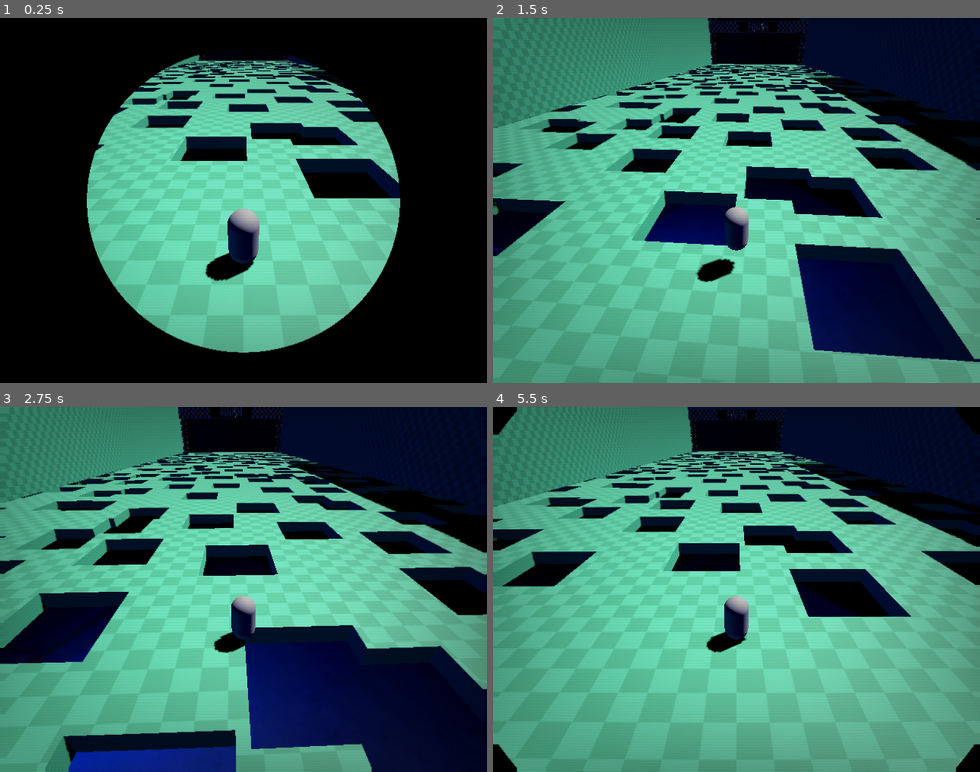
Above: before the commit, frames 1-4 (two rows, left to right).
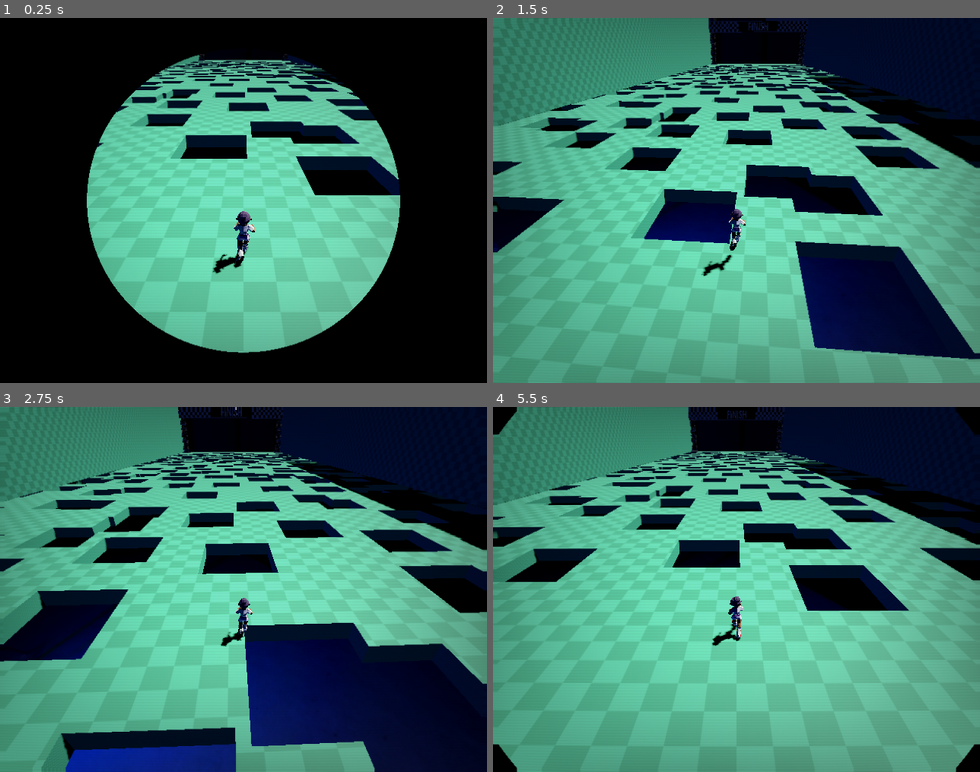
Above: after the commit, the same moments.

Repository: lognasmeow/Wonder
Game: Godot game, scene res://Maps/map_main.tscn
Two runs of this game, one before a commit and one after it. Both use one fixed random seed, a clock stepped at 60 frames per second and the inputs below.
Inputs (mouse positions are in pixels of both pictures, inside the frame that each line leads up to):
- Up to frame 1 (0.25 s): no input
- Up to frame 2 (1.5 s): move the mouse to (760, 200) at 0.52 s; hold W (up) from 0.53 s (still down); tap Space (jump) at 0.77 s; move the mouse to (712, 200) at 1.27 s
- Up to frame 3 (2.75 s): keep holding W (up); tap Space (jump) at 1.52 s; move the mouse to (253, 582) at 2.02 s
- Up to frame 4 (5.5 s): keep holding W (up); move the mouse to (731, 596) at 2.77 s; tap Space (jump) at 3.02, 3.77, 4.52 s; move the mouse to (775, 593) at 3.52 s; move the mouse to (697, 585) at 4.27 s; tap Enter at 5 s; move the mouse to (741, 589) at 5.02 s

The runs differ from the first frame. In frame 1, 5.3% of the frame differs, in the area x 18-83%, y 11-73%; in frame 2, 7.0%; in frame 3, 8.3%; in frame 4, 9.5%, in the area x 0-100%, y 0-72%.

Commit message:
imported animations and character

Diff:
--- /dev/null
+++ b/Player/main_character_skin.gd
@@ -0,0 +1,3 @@
+extends Node3D
+
+@onready var animationPlayer: AnimationPlayer = $AnimationPlayer
--- /dev/null
+++ b/Player/main_character_skin.tscn
@@ -0,0 +1,51 @@
+[gd_scene format=3 uid="uid://bd0h23but64ou"]
+
+[ext_resource type="PackedScene" uid="uid://dg4w23lmx6pkb" path="res://Player/mainCharacter.glb" id="1_10xar"]
+[ext_resource type="Script" uid="uid://bp1n7wwkjutm6" path="res://Player/main_character_skin.gd" id="2_irs2p"]
+
+[node name="mainCharacterSkin" unique_id=1195022280 instance=ExtResource("1_10xar")]
+script = ExtResource("2_irs2p")
+
+[node name="metarig" parent="." index="0" unique_id=1974370240]
+transform = Transform3D(1.6010107, -0.17438458, 0.07390335, 0.18172926, 1.5916064, -0.18130334, -0.05334938, 0.18837847, 1.6002421, 0.05044279, -0.033717956, -0.23079117)
+
+[node name="Skeleton3D" parent="metarig" index="0" unique_id=632600905]
+bones/1/rotation = Quaternion(-0.35575232, -0.010890559, -0.010258647, 0.93446046)
+bones/2/rotation = Quaternion(-0.10523578, -0.0098298015, -0.007427618, 0.994371)
+bones/3/rotation = Quaternion(-0.02634175, -0.009036223, -0.008141628, 0.9995791)
+bones/4/rotation = Quaternion(0.117922075, 0.0059093283, 0.0065855435, 0.99298346)
+bones/5/rotation = Quaternion(-0.11689141, 0.0058339904, 0.0066524846, 0.9931053)
+bones/6/rotation = Quaternion(0.0062106815, 0.004970978, 0.0073195356, 0.9999416)
+bones/8/rotation = Quaternion(-0.61680514, -0.31039858, -0.3877679, 0.61060643)
+bones/9/rotation = Quaternion(0.038584564, 0.8494178, -0.4176541, 0.32025898)
+bones/10/rotation = Quaternion(0.17227635, -0.18126301, -0.0040314198, 0.9682192)
+bones/11/rotation = Quaternion(0.11872792, 0.011354449, 0.10456222, 0.9873406)
+bones/12/rotation = Quaternion(0.16880034, 0.9625871, 0.187661, 0.09856993)
+bones/13/rotation = Quaternion(0.026280176, 0.114242375, 0.036835168, 0.992422)
+bones/15/rotation = Quaternion(-0.082602374, -0.0012819312, 0.035062574, 0.99596477)
+bones/18/rotation = Quaternion(-0.050630797, 0.069662236, -0.015547621, 0.9961637)
+bones/19/rotation = Quaternion(0.0001385851, -0.03224619, -1.9712985e-05, 0.99947995)
+bones/20/rotation = Quaternion(-2.687375e-08, -1.6298101e-09, 8.498318e-09, 1)
+bones/22/rotation = Quaternion(-0.61427855, 0.31373915, 0.35265696, 0.63234705)
+bones/23/rotation = Quaternion(0.2025813, -0.43701968, 0.32554993, 0.8136288)
+bones/24/rotation = Quaternion(0.27259046, 0.18835779, 0.0063785315, 0.9434909)
+bones/25/rotation = Quaternion(0.12557063, 0.08936569, -0.24121648, 0.9581547)
+bones/26/rotation = Quaternion(-0.16505198, 0.96258754, 0.19001149, -0.10039328)
+bones/27/rotation = Quaternion(0.034504883, -0.113569304, -0.04102318, 0.99208295)
+bones/29/rotation = Quaternion(-0.09908033, 0.0022188819, -0.035828516, 0.99443173)
+bones/32/rotation = Quaternion(-0.05022443, -0.06965458, 0.015621065, 0.99618363)
+bones/33/rotation = Quaternion(-3.3845444e-07, 0.032248713, -4.1880412e-08, 0.99947995)
+bones/34/rotation = Quaternion(-1.16736096e-07, -2.759101e-06, 5.2393002e-08, 1)
+bones/42/rotation = Quaternion(0.34822512, 0.82365286, 0.18411316, -0.40796763)
+bones/48/rotation = Quaternion(0.79884064, 0.016695991, -0.20203267, 0.56635475)
+bones/49/rotation = Quaternion(0.35509455, 0.013505083, -0.07417357, 0.9317853)
+bones/50/rotation = Quaternion(-0.6243411, -0.12703127, 0.15402421, 0.75520724)
+bones/51/rotation = Quaternion(-0.0032498736, 0.936338, -0.35096264, 0.009264458)
+bones/54/rotation = Quaternion(-0.0032498175, 0.9363381, -0.35096228, 0.009264931)
+bones/55/rotation = Quaternion(6.462851e-08, -1.4620222e-08, 0.00011151822, 1)
+bones/57/rotation = Quaternion(0.85917974, -0.09725207, 0.09556489, 0.4931731)
+bones/58/rotation = Quaternion(0.28758135, 0.067387074, 0.082518786, 0.95181227)
+bones/59/rotation = Quaternion(-0.7713805, 0.11662851, -0.12103178, 0.6137762)
+bones/60/rotation = Quaternion(-1.5932469e-07, 0.9890266, -0.1477374, -3.0240053e-06)
+bones/63/rotation = Quaternion(2.714805e-07, -0.98902667, 0.14773703, 5.7369465e-07)
+bones/64/rotation = Quaternion(-0.0007290072, -4.0237264e-08, 0.0001866542, 0.9999997)
--- a/Player/player.gd
+++ b/Player/player.gd
@@ -3,6 +3,7 @@
 @onready var timerSpeedBoost: Timer = $timerSpeedBoost
 @onready var cameraPivot: Node3D = $CameraPivot
 @onready var camera: Camera3D = $CameraPivot/SpringArm3D/Camera3D
+@onready var mainCharacterSkin: Node3D = $mainCharacterSkin
 
 @export_group("Camera")
 @export_range(0.0, 1.0) var mouseSensitivity: float = 0.15
@@ -18,6 +19,7 @@
 
 func _ready():
 	connectModifierSignals()
+	mainCharacterSkin.animationPlayer.play("Run")
 
 func connectModifierSignals() -> void:
 	EventBus.speedBoostTouched.connect(_on_speed_boost_touched)
@@ -44,8 +46,10 @@
 
 	if (Modifiers.invertedMouse):
 		cameraPivot.rotation.y += cameraInputDirection.x * delta
+		mainCharacterSkin.rotation.y += cameraInputDirection.x * delta
 	else:
 		cameraPivot.rotation.y -= cameraInputDirection.x * delta
+		mainCharacterSkin.rotation.y -= cameraInputDirection.x * delta
 
 	cameraInputDirection = Vector2.ZERO
 #endregion
--- a/Player/player.tscn
+++ b/Player/player.tscn
@@ -2,10 +2,13 @@
 
 [ext_resource type="Script" uid="uid://ds0rvnc6dahpe" path="res://Player/player.gd" id="1_l8h54"]
 [ext_resource type="Shader" uid="uid://c56ivxe0itki3" path="res://Assets/Shaders/crt.gdshader" id="2_4ntmi"]
+[ext_resource type="PackedScene" uid="uid://bd0h23but64ou" path="res://Player/main_character_skin.tscn" id="3_btcbx"]
 
 [sub_resource type="CapsuleMesh" id="CapsuleMesh_hvfyp"]
 
 [sub_resource type="CapsuleShape3D" id="CapsuleShape3D_l8h54"]
+radius = 0.5888672
+height = 1.8110352
 
 [sub_resource type="ShaderMaterial" id="ShaderMaterial_btcbx"]
 shader = ExtResource("2_4ntmi")
@@ -21,9 +24,11 @@
 script = ExtResource("1_l8h54")
 
 [node name="MeshInstance3D" type="MeshInstance3D" parent="." unique_id=64000787]
+visible = false
 mesh = SubResource("CapsuleMesh_hvfyp")
 
 [node name="CollisionShape3D" type="CollisionShape3D" parent="." unique_id=618108973]
+transform = Transform3D(1, 0, 0, 0, 1, 0, 0, 0, 1, 0, 0.053955078, 0)
 shape = SubResource("CapsuleShape3D_l8h54")
 
 [node name="CanvasLayer" type="CanvasLayer" parent="." unique_id=117122045]
@@ -46,4 +51,7 @@
 
 [node name="Camera3D" type="Camera3D" parent="CameraPivot/SpringArm3D" unique_id=1414429753]
 
+[node name="mainCharacterSkin" parent="." unique_id=1195022280 instance=ExtResource("3_btcbx")]
+transform = Transform3D(-0.475, 0, -4.152582e-08, 0, 0.475, 0, 4.152582e-08, 0, -0.475, 0, -0.82019186, 0)
+
 [connection signal="timeout" from="timerSpeedBoost" to="." method="_on_timer_speed_boost_timeout"]
Binary file added: Player/mainCharacter.glb
Not shown, added: Player/mainCharacter.glb.import
Not shown, added: Player/main_character_skin.gd.uid
